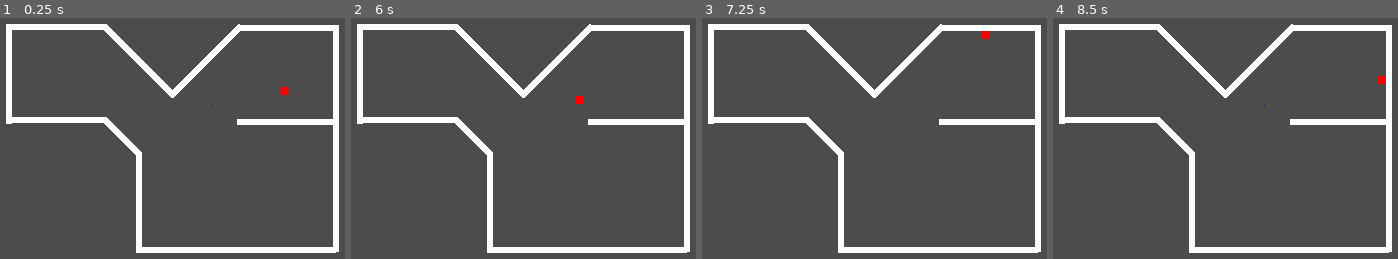
Above: before the commit, frames 1-4 (left to right).
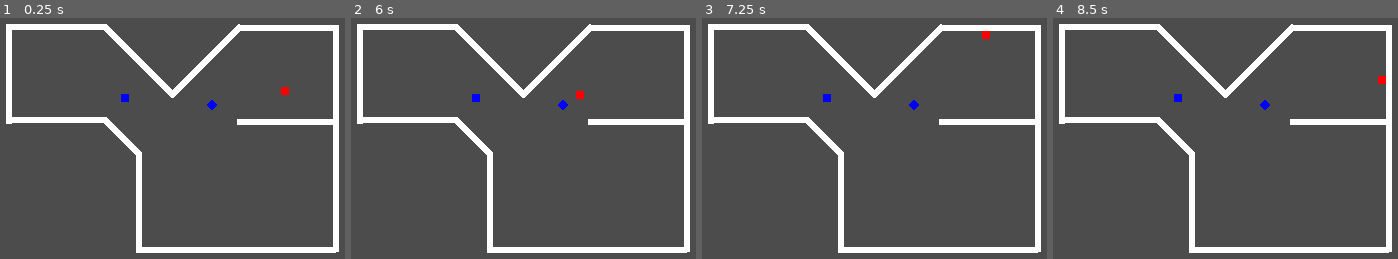
Above: after the commit, the same moments.

Repository: bsu-cs315/Final_Project_Group5
Game: Godot game, scene res://World.tscn
Same seed, same stepped clock (60 frames per second), same inputs: the game is played once before the commit and once after it.
Inputs:
- Up to frame 1 (0.25 s): no input
- Up to frame 2 (6 s): tap Enter at 0.5, 2, 3.5 s; hold Right (move_right) 0.53-1.28 s; tap Space at 1.25, 2.75, 4.25 s; hold Down (move_down) 1.28-2.03 s; hold Right (move_right) 2.03-2.78 s; hold Up (move_up) 2.78-3.53 s; hold Left (move_left) 3.53-5.03 s; hold Down (move_down) 5.03-5.78 s; hold Right (move_right) from 5.78 s (still down)
- Up to frame 3 (7.25 s): release Right (move_right) at 6.53 s; hold Up (move_up) from 6.53 s (still down)
- Up to frame 4 (8.5 s): release Up (move_up) at 7.28 s; hold Right (move_right) 7.28-8.03 s; hold Down (move_down) from 8.03 s (still down)

The runs differ from the first frame. In frame 1, 0.1% of the frame differs, in the area x 35-63%, y 31-39%; in frame 2, 0.2%, in the area x 35-68%, y 30-39%; in frame 3, 0.1%; in frame 4, 0.1%.

Commit message:
Add AreaBullet using area2D for collision detection

Diff:
--- /dev/null
+++ b/project/AreaBullet.tscn
@@ -0,0 +1,15 @@
+[gd_scene load_steps=3 format=2]
+
+[ext_resource path="res://sprites/blue_pixel.png" type="Texture" id=1]
+
+[sub_resource type="RectangleShape2D" id=1]
+extents = Vector2( 4, 4 )
+
+[node name="AreaBullet" type="Area2D"]
+
+[node name="Sprite" type="Sprite" parent="."]
+scale = Vector2( 8, 8 )
+texture = ExtResource( 1 )
+
+[node name="CollisionShape2D" type="CollisionShape2D" parent="."]
+shape = SubResource( 1 )
--- a/project/Player.gd
+++ b/project/Player.gd
@@ -2,8 +2,8 @@
 
 var _velocity : Vector2 = Vector2.ZERO
 var _speed : int = 150
-var hit := false
-
+var hit : bool = false
+var health : int = 20
 
 func _physics_process(_delta):
 	var input := Vector2.ZERO
@@ -22,3 +22,9 @@
 			print("1")
 		if collision.collider.is_in_group("Wall"):
 			_speed = 100
+
+
+func _on_Area2D_area_entered(area):  # new method of doing bullet collision: make bullets area2D and have the player's area2D node send a signal to the player when it collides with the bullets area2D node. In other words, the player is responsible for bullet collision, not the bullet itself.
+	print("Collided with area2D node: '" + str(area) + "'!")
+	health = health - 1
+	print("Player HP: " + str(health))
--- a/project/Player.tscn
+++ b/project/Player.tscn
@@ -1,9 +1,12 @@
-[gd_scene load_steps=4 format=2]
+[gd_scene load_steps=5 format=2]
 
 [ext_resource path="res://sprites/red_pixel.png" type="Texture" id=1]
 [ext_resource path="res://Player.gd" type="Script" id=2]
 
 [sub_resource type="RectangleShape2D" id=1]
+extents = Vector2( 4, 4 )
+
+[sub_resource type="RectangleShape2D" id=2]
 extents = Vector2( 4, 4 )
 
 [node name="Player" type="KinematicBody2D"]
@@ -15,3 +18,10 @@
 
 [node name="CollisionShape2D" type="CollisionShape2D" parent="."]
 shape = SubResource( 1 )
+
+[node name="Area2D" type="Area2D" parent="."]
+
+[node name="CollisionShape2D" type="CollisionShape2D" parent="Area2D"]
+shape = SubResource( 2 )
+
+[connection signal="area_entered" from="Area2D" to="." method="_on_Area2D_area_entered"]
--- a/project/World.tscn
+++ b/project/World.tscn
@@ -1,8 +1,9 @@
-[gd_scene load_steps=4 format=2]
+[gd_scene load_steps=5 format=2]
 
 [ext_resource path="res://Player.tscn" type="PackedScene" id=1]
 [ext_resource path="res://Barrier.tscn" type="PackedScene" id=2]
 [ext_resource path="res://Bullet.tscn" type="PackedScene" id=3]
+[ext_resource path="res://AreaBullet.tscn" type="PackedScene" id=4]
 
 [node name="World" type="Node2D"]
 
@@ -11,6 +12,8 @@
 
 [node name="Bullet" parent="." instance=ExtResource( 3 )]
 position = Vector2( 367, 287 )
+rotation = 0.785398
+scale = Vector2( 8, 8 )
 
 [node name="Enviroment" type="Node2D" parent="."]
 
@@ -65,3 +68,6 @@
 [node name="Barrier" parent="Enviroment" instance=ExtResource( 2 )]
 position = Vector2( 164, 256 )
 scale = Vector2( 6, 100 )
+
+[node name="AreaBullet" parent="." instance=ExtResource( 4 )]
+position = Vector2( 280, 280 )
